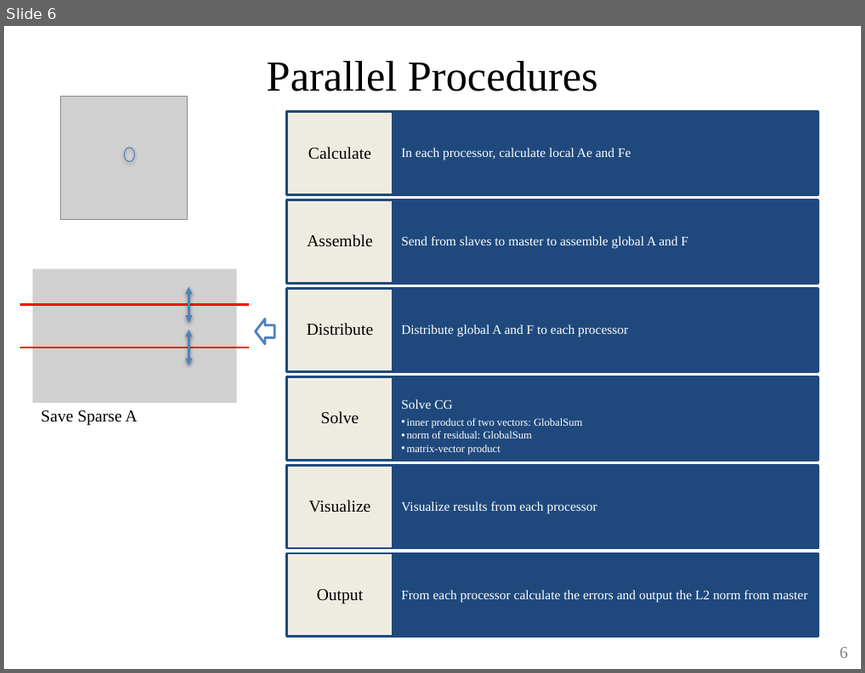
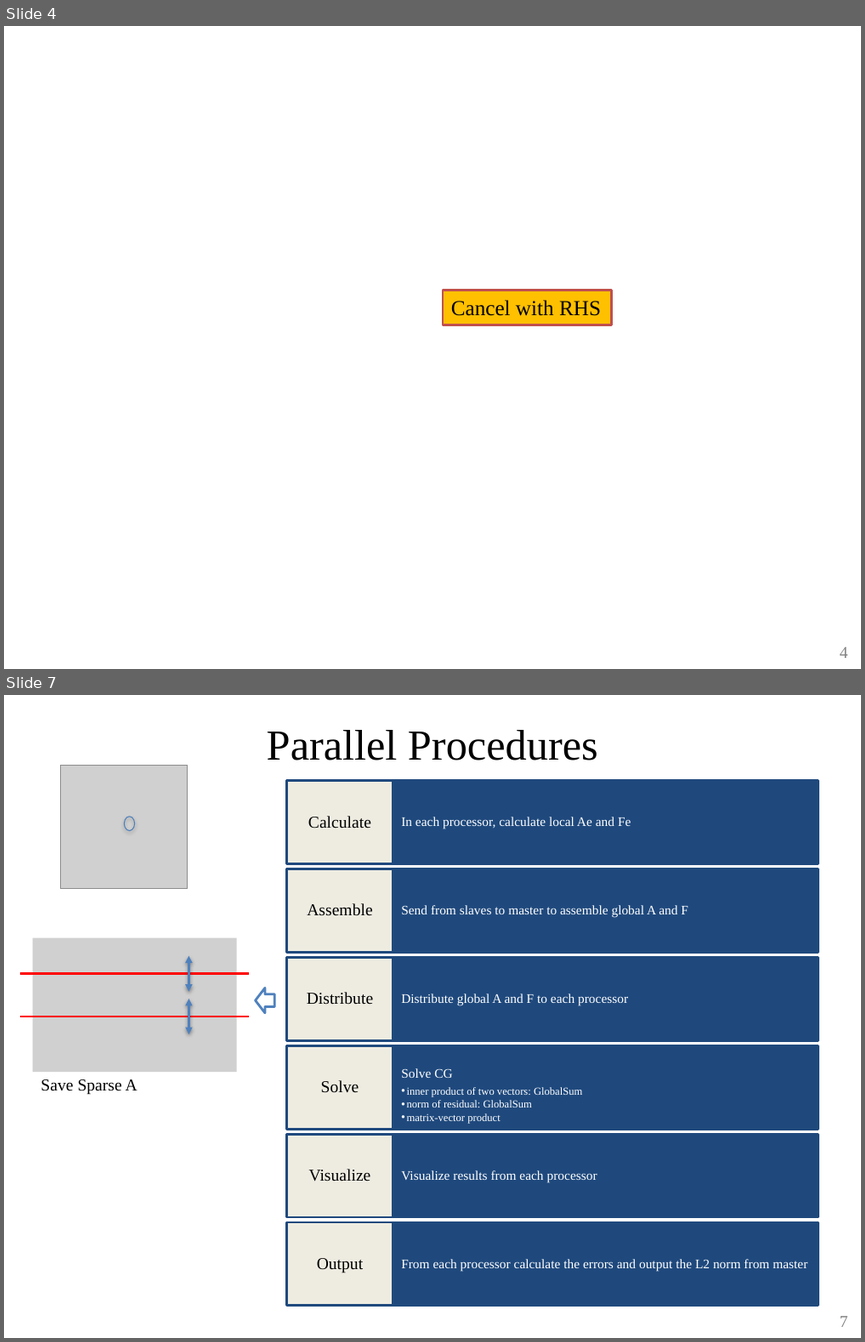
Before and after one commit to ChengHauYang/HPC, a slide deck: final_project/cheng_hau.pptx. Shown one above the other, each under a label of ours: slide 6 before the commit, slides 4 and 7 after it; the slides between them are not shown. The pictures are 865x673 and 865x1342 pixels, drawn with LibreOffice and Linux fonts; fonts in the diff are those of the drawing; grey boxes stand for pictures. Boxes give left, top, right and bottom in pixels: in the first picture for what was removed or moved away, otherwise in the second. Text is boxed around its words. In the diff, an @@ line names an element or a change of style, - is before the commit and + after.

```diff
--- a/final_project/cheng_hau.pptx
+++ b/final_project/cheng_hau.pptx
@@ slide 4 added at <box>4,26,861,669</box>, background #FFFFFF @@
@@ rectangle added at <box>443,290,612,324</box>, fill #FFC000, outline #C0504D 2 pt, 18 pt, text #000000 @@
+Cancel with RHS
@@ page number added at <box>840,646,848,658</box>, 14 pt, text #808080 @@
+4
@@ what was slide 6 is now slide 7 @@
@@ page number at <box>840,1315,848,1327</box>: text changed @@
-6
+7
```
Also in this commit, not shown: 3 slides changed, 1 other slide added, 1 slide removed.
